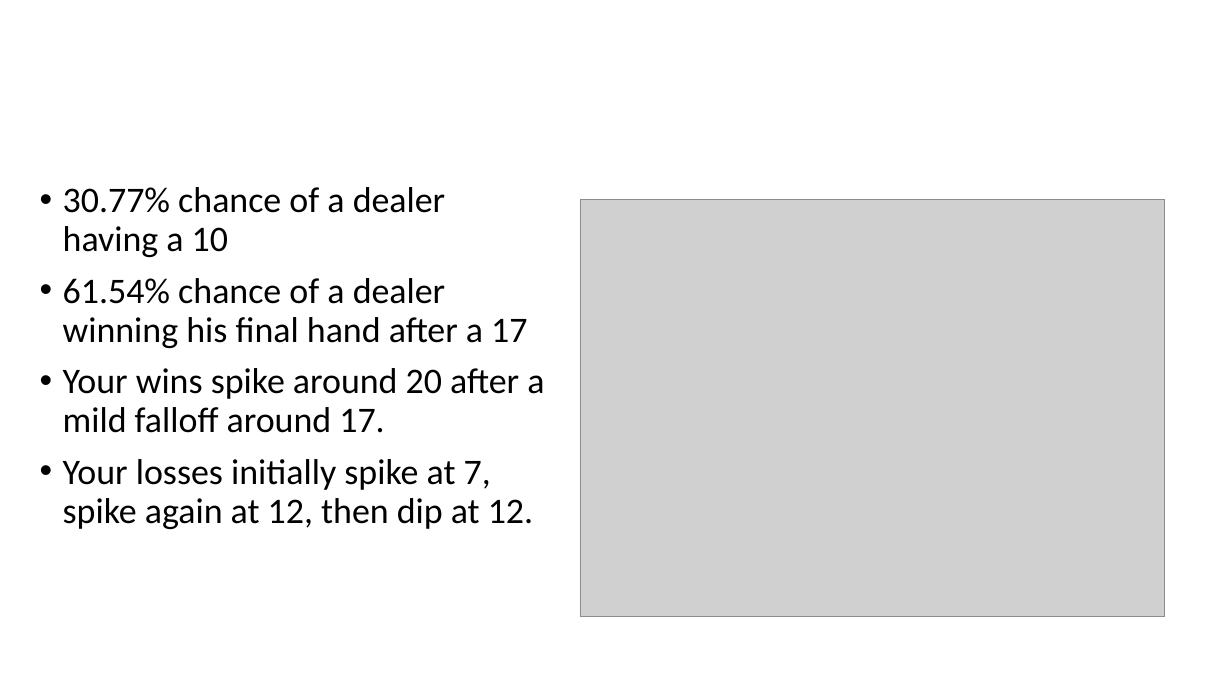
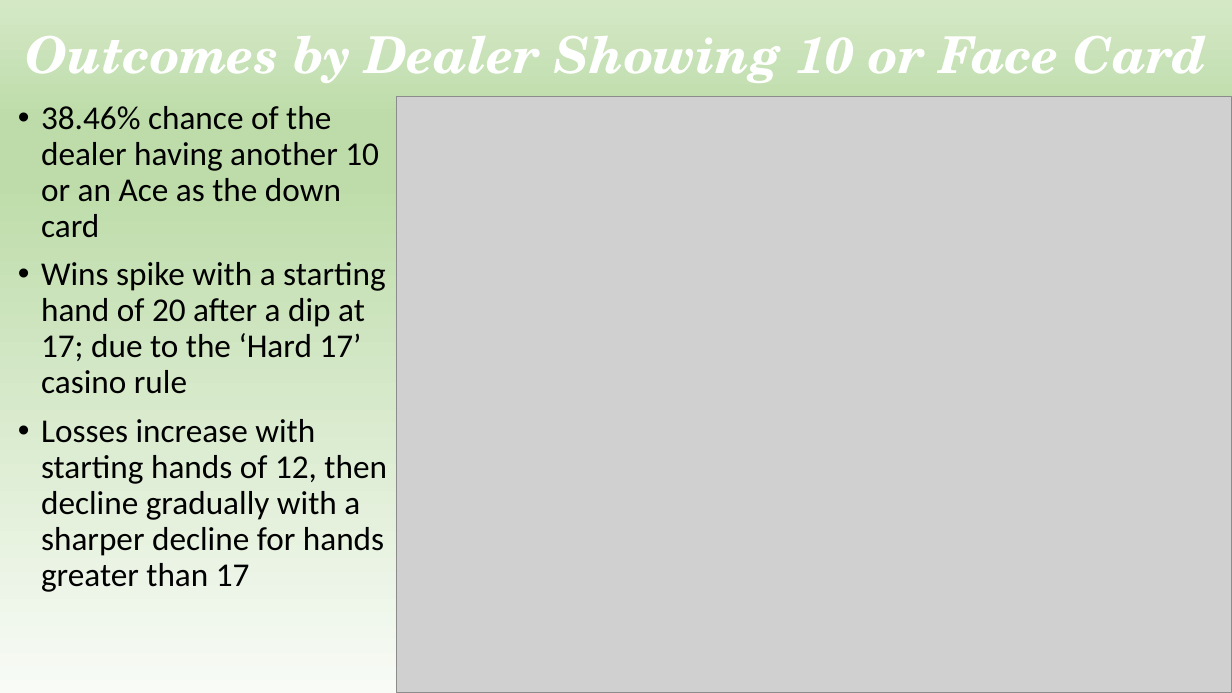
Before and after one commit to anirahul/Team_Carolina, a slide deck: slide 6 of Dean/Project1_Blackjack_v2.pptx (slide 7 before the commit). Drawn at 1232x693 pixels with LibreOffice and Linux fonts; fonts in the diff are those of the drawing; grey boxes stand for pictures; background and template pictures are left out. Boxes give left, top, right and bottom in pixels: in the first picture for what was removed or moved away, otherwise in the second. Text is boxed around its words. In the diff, an @@ line names an element or a change of style, - is before the commit and + after.

```diff
--- a/Dean/Project1_Blackjack_v2.pptx
+++ b/Dean/Project1_Blackjack_v2.pptx
@@ background picture (left out) to gradient #F8FBF6 to #BEDCAA to #D4E8C6 @@
@@ title at <box>26,36,1206,83</box>: text changed; size 44 to 39.6 pt @@
-Outcomes by Dealer Total w/ Dealer Showing 10 or Face Card
+Outcomes by Dealer Showing 10 or Face Card
@@ text at <box>41,106,387,592</box>: text changed; size 28 to 25.9 pt @@
-• 30.77% chance of a dealer having a 10
-• 61.54% chance of a dealer winning his final hand after a 17
-• Your wins spike around 20 after a mild falloff around 17.
-• Your losses initially spike at 7, spike again at 12, then dip at 12.
+• 38.46% chance of the dealer having another 10 or an Ace as the down card
+• Wins spike with a starting hand of 20 after a dip at 17; due to the ‘Hard 17’ casino rule
+• Losses increase with starting hands of 12, then decline gradually with a sharper decline for hands greater than 17
@@ picture: place and size @@
-picture at <box>580,200,1165,617</box>
+picture at <box>396,96,1232,693</box>
```
Also in this commit, not shown: 3 other slides changed, 3 slides added, 1 slide removed, 5 other files.
